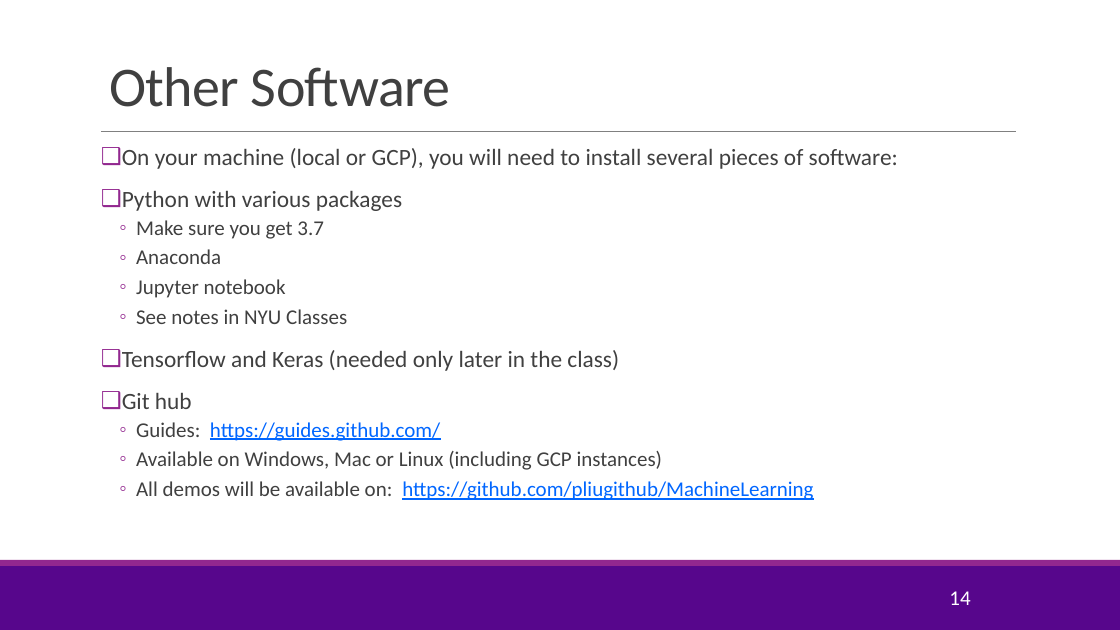
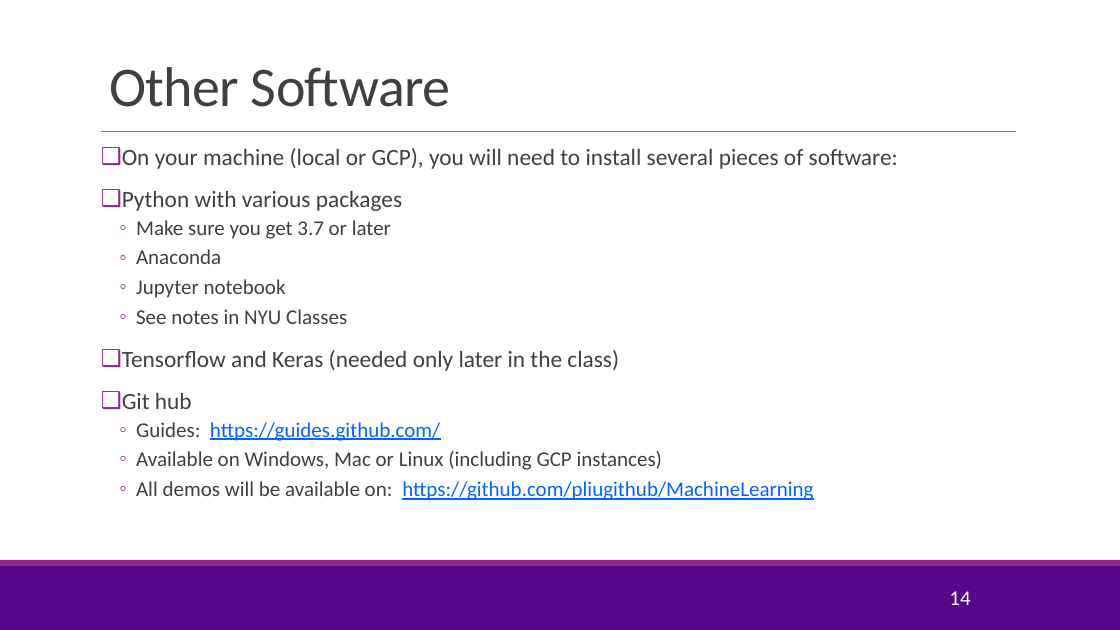
Before and after one commit to pliugithub/MachineLearning, a slide deck: slide 14 of lectures/CourseAdmin.pptx. Drawn at 1120x630 pixels with LibreOffice and Linux fonts; fonts in the diff are those of the drawing; background and template pictures are left out. Boxes give left, top, right and bottom in pixels: in the first picture for what was removed or moved away, otherwise in the second. Text is boxed around its words. In the diff, an @@ line names an element or a change of style, - is before the commit and + after.

```diff
--- a/lectures/CourseAdmin.pptx
+++ b/lectures/CourseAdmin.pptx
@@ text at (136, 220, 391, 239): text changed @@
-  ◦ Make sure you get 3.7
+  ◦ Make sure you get 3.7 or later
```
Also in this commit, not shown: 1 other slide changed, 1 other file.
